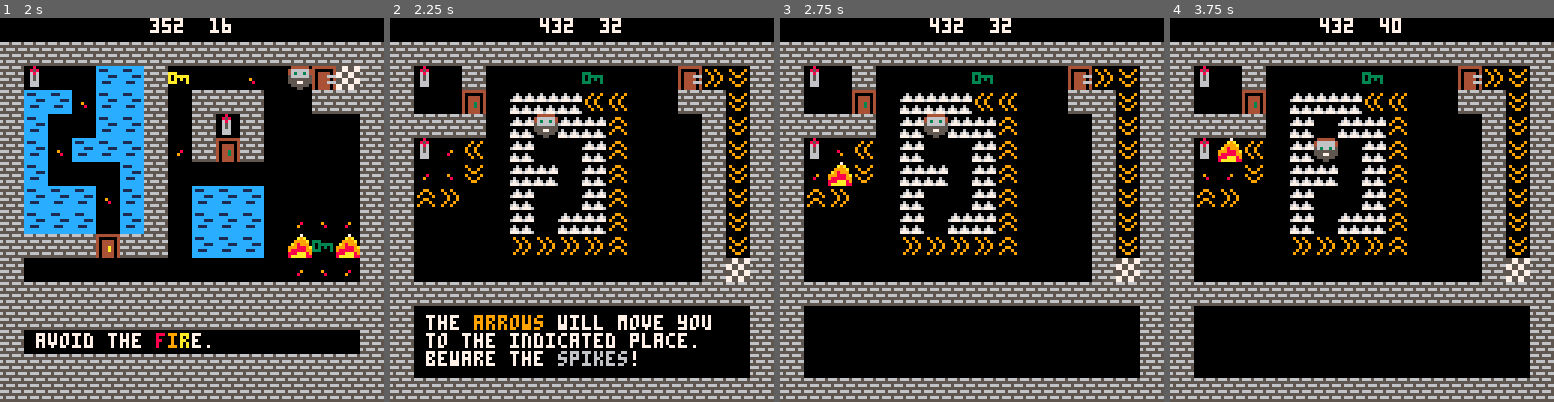
Above: before the commit, frames 1-4 (left to right).
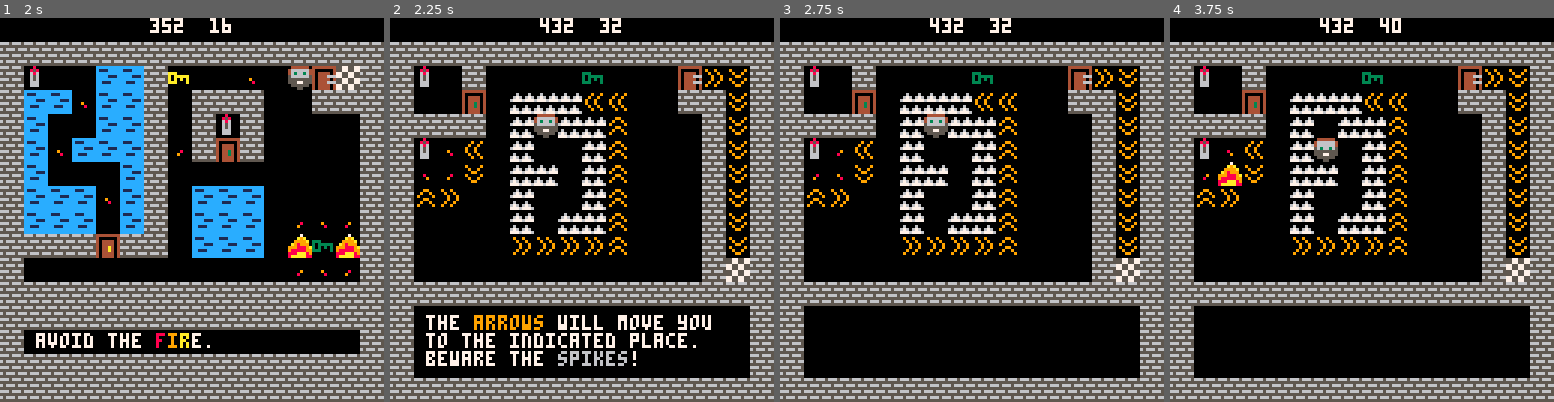
Above: after the commit, the same moments.

Repository: VedVid/picos-challange
Game: PICO-8 cartridge picoschallange.p8
The game is run twice, just before and just after one commit, with the same random seed, the same clock (stepped at 60 frames per second) and the same inputs.
Inputs:
- Up to frame 1 (2 s): tap O (Z key) at 0.7, 1.7 s; hold Right from 1.6 s (still down)
- Up to frame 2 (2.25 s): release Right at 2.1 s; tap O (Z key) at 2.1 s; hold Up from 2.15 s (still down)
- Up to frame 3 (2.75 s): release Up at 2.42 s; hold Right from 2.47 s (still down); tap O (Z key) at 2.5 s
- Up to frame 4 (3.75 s): tap O (Z key) at 2.9, 3.3, 3.7 s; release Right at 3.03 s; hold Left 3.08-3.58 s; hold Down from 3.63 s (still down)

Frame 1 is identical in both runs. In frame 2, less than 0.1% of the frame differs, in the area x 8-17%, y 34-43%; in frame 3, 0.3%; in frame 4, 0.6%, in the area x 8-19%, y 31-44%.

Commit message:
Reloads the map, sprites, and flags. Fixes #1

Diff:
--- a/picoschallange.p8
+++ b/picoschallange.p8
@@ -236,6 +236,8 @@
 
 
 function restart_level()
+ --destaddr, srcaddr, len
+ reload(0x1000, 0x1000, 0x2000)
  set_up_level(true)
 end
 
